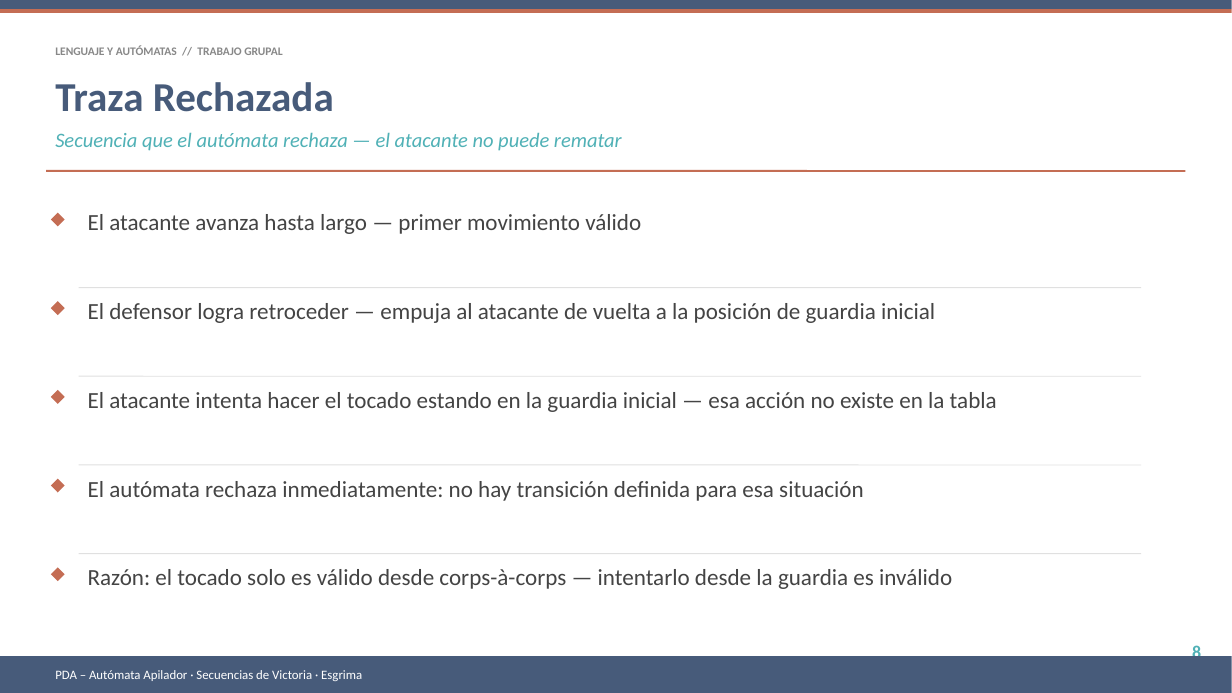
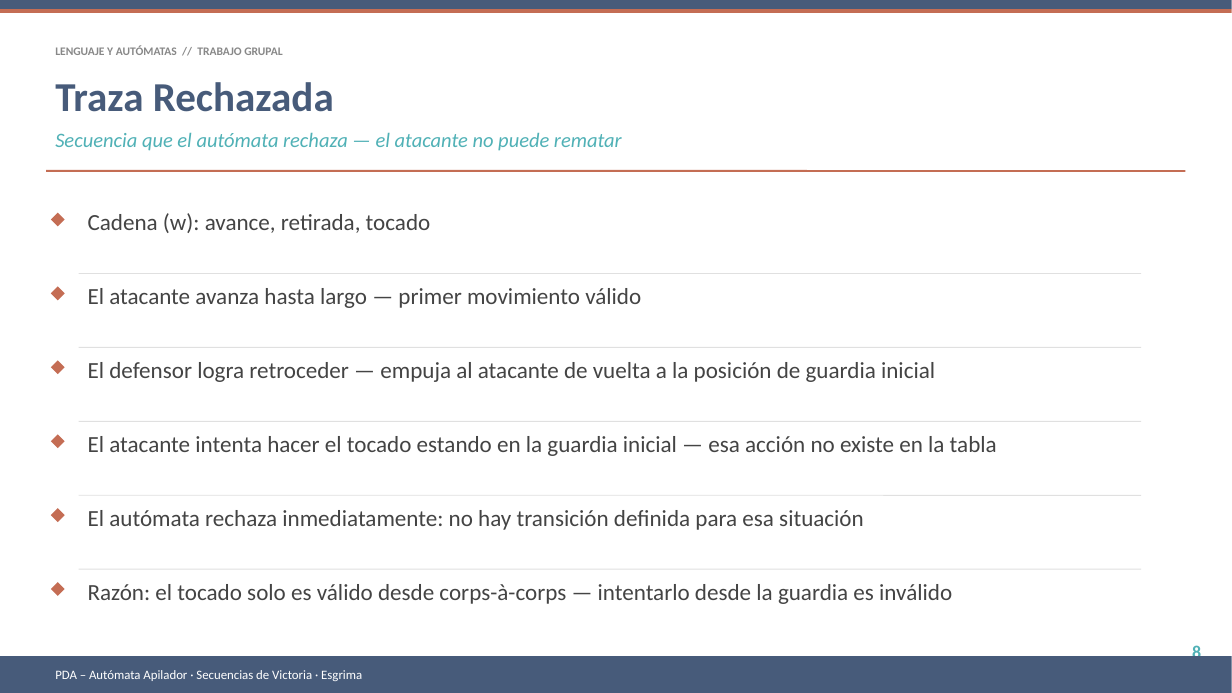
Before and after one commit to Benjamin2150/automata_proyecto, a slide deck: slide 8 of Proyecto_PDA_Esgrima.pptx. Drawn at 1232x693 pixels with LibreOffice and Linux fonts; fonts in the diff are those of the drawing. Boxes give left, top, right and bottom in pixels: in the first picture for what was removed or moved away, otherwise in the second. Text is boxed around its words. In the diff, an @@ line names an element or a change of style, - is before the commit and + after.

Commit message:
feat: agregar cadenas de entrada a diapositivas de trazas

```diff
--- a/Proyecto_PDA_Esgrima.pptx
+++ b/Proyecto_PDA_Esgrima.pptx
@@ text added at [88,213,431,233], 18 pt, text #444444 @@
+Cadena (w): avance, retirada, tocado
@@ diamond: place and size @@
-diamond at [51,301,65,315]
+diamond at [51,287,65,300]
@@ line moved from (79, 287) - (1141, 287) to (79, 274) - (1141, 274) @@
@@ text "El atacante avanza hasta largo ...": place and size @@
-text "El atacante avanza hasta largo ..." at [88,214,641,234]
+text "El atacante avanza hasta largo ..." at [88,288,641,308]
@@ line moved from (79, 376) - (1141, 376) to (79, 348) - (1141, 348) @@
@@ text "El defensor logra retroceder — ...": place and size @@
-text "El defensor logra retroceder — ..." at [88,303,935,323]
+text "El defensor logra retroceder — ..." at [88,362,935,382]
@@ diamond: place and size @@
-diamond at [51,390,65,404]
+diamond at [51,360,65,374]
@@ diamond: place and size @@
-diamond at [51,479,65,493]
+diamond at [51,434,65,448]
@@ line moved from (79, 465) - (1141, 465) to (79, 421) - (1141, 421) @@
@@ text "El atacante intenta hacer el ...": place and size @@
-text "El atacante intenta hacer el ..." at [88,392,997,412]
+text "El atacante intenta hacer el ..." at [88,436,997,456]
@@ diamond: place and size @@
-diamond at [51,567,65,581]
+diamond at [51,508,65,522]
@@ line moved from (79, 554) - (1141, 554) to (79, 495) - (1141, 495) @@
@@ text "El autómata rechaza inmediatamente: no ...": place and size @@
-text "El autómata rechaza inmediatamente: no ..." at [88,481,864,501]
+text "El autómata rechaza inmediatamente: no ..." at [88,510,864,530]
@@ line added from (79, 569) to (1141, 569), #E0E0E0 0.75 pt @@
@@ diamond added at [51,582,65,596], fill #C46D54 @@
@@ text "Razón: el tocado solo es ...": place and size @@
-text "Razón: el tocado solo es ..." at [88,569,952,589]
+text "Razón: el tocado solo es ..." at [88,584,952,604]
```
Also in this commit, not shown: 1 other slide changed.
